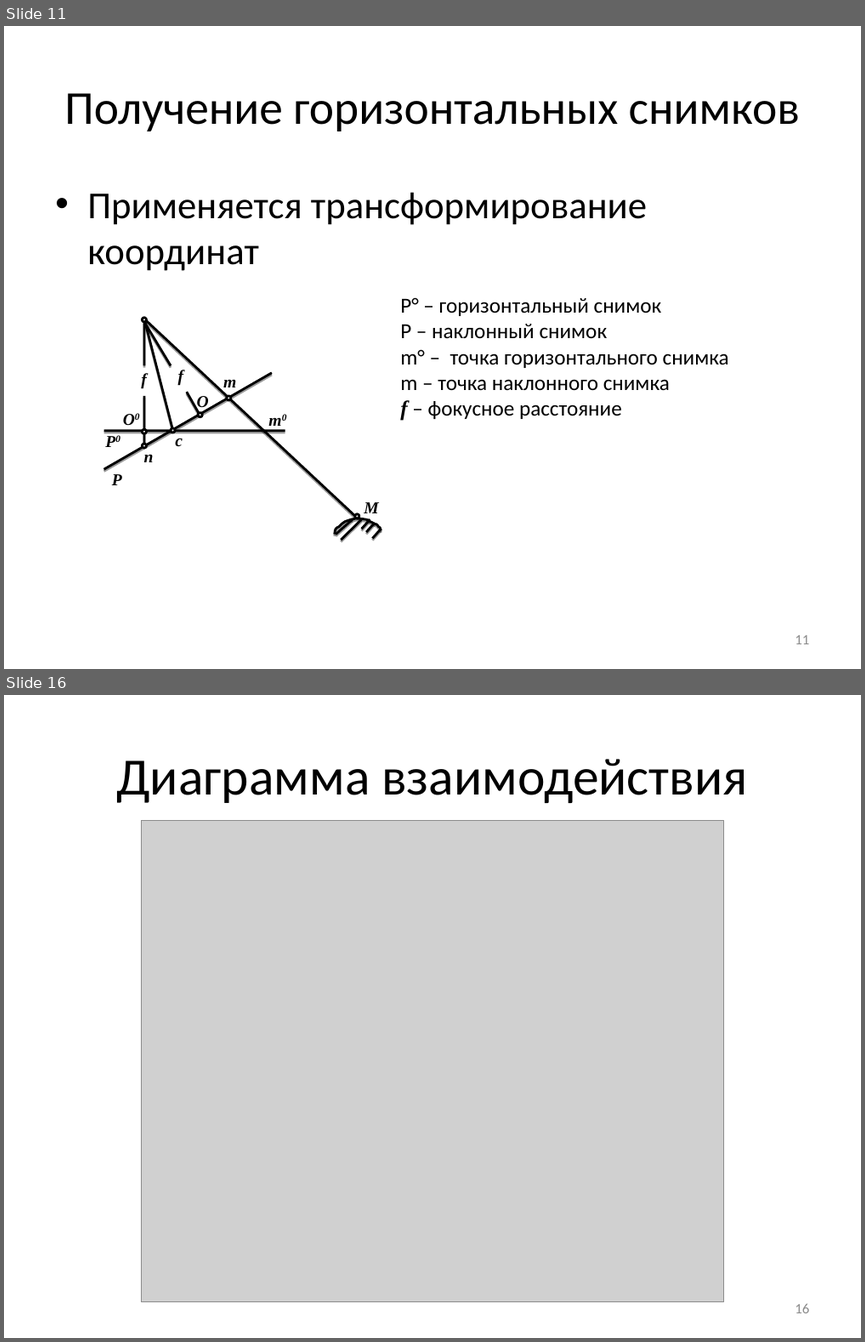
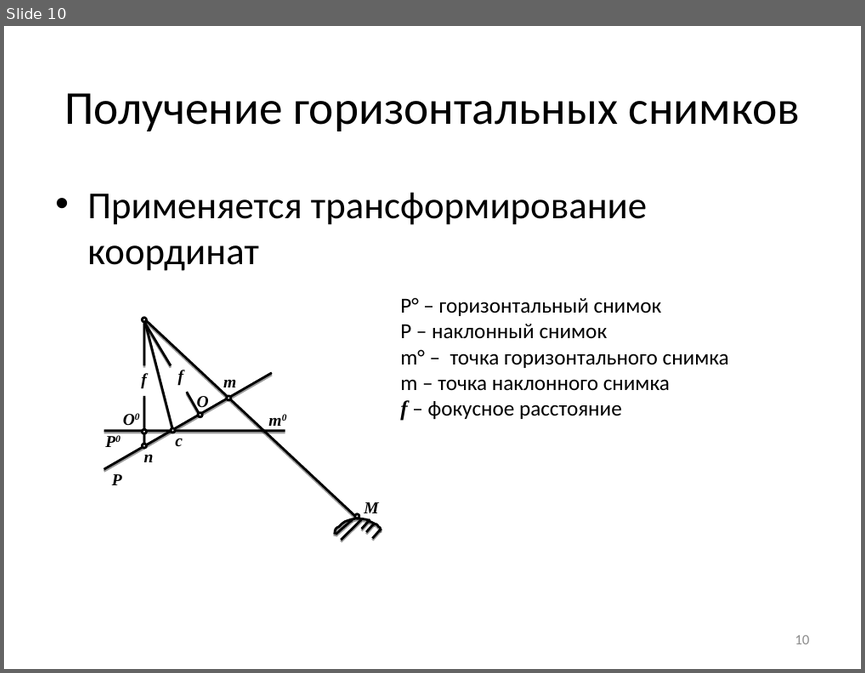
Before and after one commit to NecroArt/Diploma, a slide deck: docs/parts/conference.pptx. Shown one above the other, each under a label of ours: slides 11 and 16 before the commit, slide 10 after it; the slides between them are not shown. The pictures are 865x1342 and 865x673 pixels, drawn with LibreOffice and Linux fonts; fonts in the diff are those of the drawing; grey boxes stand for pictures. Boxes give left, top, right and bottom in pixels: in the first picture for what was removed or moved away, otherwise in the second. Text is boxed around its words. In the diff, an @@ line names an element or a change of style, - is before the commit and + after.

```diff
--- a/docs/parts/conference.pptx
+++ b/docs/parts/conference.pptx
@@ slide 16 removed at bbox=[4, 695, 861, 1338], background #FFFFFF @@
@@ title removed at bbox=[116, 759, 747, 803] @@
-Диаграмма взаимодействия
@@ picture removed at bbox=[141, 821, 724, 1302] @@
@@ page number removed at bbox=[794, 1304, 809, 1313] @@
-16
@@ what was slide 11 is now slide 10 @@
@@ page number at bbox=[794, 635, 809, 644]: text changed @@
-11
+10
```
Also in this commit, not shown: 8 slides changed, 2 slides added, 5 other slides removed, 9 other files.
